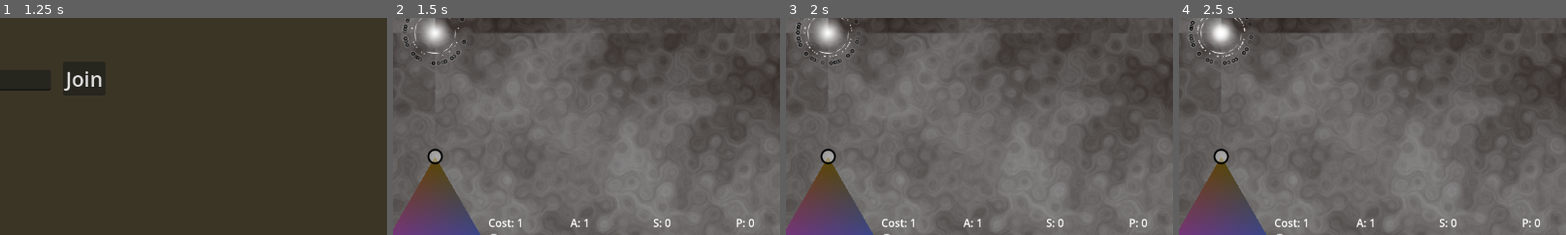
Above: before the commit, frames 1-4 (left to right).
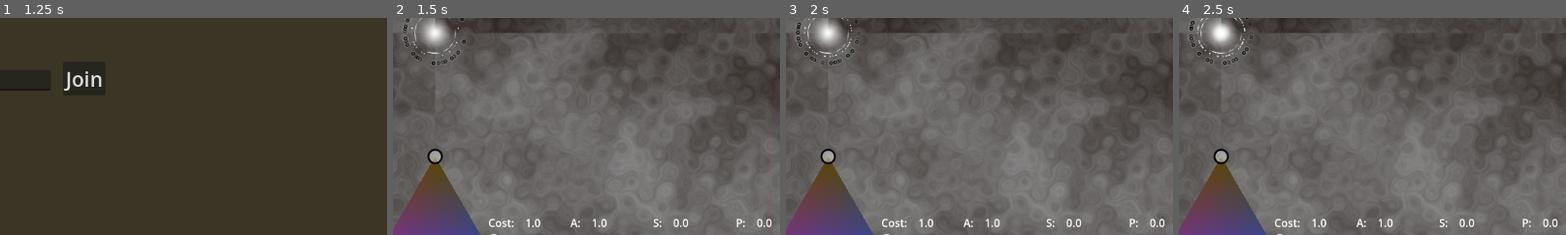
Above: after the commit, the same moments.

Repository: helmasur/conduit_rts
Game: Godot game, scene res://game.tscn
The game is run twice, just before and just after one commit, with the same random seed, the same clock (stepped at 60 frames per second) and the same inputs.
Inputs (mouse positions are % of the whole screen's width and height, from its top left):
- Up to frame 1 (1.25 s): tap Enter at 0.5 s; drag from (50, 88) to (60, 28) at 0.52 s
- Up to frame 2 (1.5 s): click "Host" at 1.25 s
- Up to frame 3 (2 s): no input
- Up to frame 4 (2.5 s): drag from (30, 55) to (50, 50) at 2.02 s
The pictures show only the part of the screen within x 45-94%, y 47-96%; the shares and areas given below are measured in that part.

Frame 1 is identical in both runs. In frame 2, 0.4% of the frame differs, in the area x 32-98%, y 92-97%; in frame 3, 0.4%; in frame 4, 0.4%.

Commit message:
string formatting

Diff:
--- a/game.tscn
+++ b/game.tscn
@@ -283,9 +283,9 @@
 size_flags_vertical = 8
 min_value = 1.0
 max_value = 100000.0
+step = 0.1
 value = 1.0
 exp_edit = true
-rounded = true
 
 [node name="Conduit" type="Button" parent="GUI/HUD/MarginContainer/VBoxContainer/Row3/HBoxContainer/Control3"]
 unique_name_in_owner = true
--- a/gui.gd
+++ b/gui.gd
@@ -25,21 +25,26 @@
 		%UnitStats.visible = true
 		%BuildControls.visible = false
 		%TriCon.set_light_mode(true)
-		%Energy.text = "%.3f / %.3f" % [selected_unit.energy, selected_unit.energy_max]
-		%Energy_prog.value = selected_unit.energy / selected_unit.energy_max
-		%Power.text = "P: %.3f" % selected_unit.power
-		%Speed.text = "S: %.3f" % selected_unit.speed
-		%Health.text = "D: %.3f" % selected_unit.defense
+		%Energy.text = "Energy: " + _fmt(selected_unit.energy).lstrip(" ") + "/" + _fmt(selected_unit.energy_max).lstrip(" ")
+		#%Energy_prog.value = selected_unit.energy / selected_unit.energy_max
+		%Power.text = "P: " + _fmt(selected_unit.power)
+		%Speed.text = "S: " + _fmt(selected_unit.speed)
+		%Health.text = "D: " + _fmt(selected_unit.defense)
 		%TriCon.set_point(selected_unit.defense_prop, selected_unit.power_prop, selected_unit.speed_prop)
 	else:
 		%UnitStats.visible = false
 		%BuildControls.visible = true
 		%TriCon.set_light_mode(false)
-		%BuildEnergy.text = "Cost: %.0f" % %EnergySlider.value
-		%BuildArmour.text = "A: %.0f" % (%TriCon.current_h * %EnergySlider.value)
-		%BuildPower.text = "P: %.0f" % (%TriCon.current_p * %EnergySlider.value)
-		%BuildSpeed.text = "S: %.0f" % (%TriCon.current_s * %EnergySlider.value)
+		%BuildEnergy.text = "Cost: " + _fmt(%EnergySlider.value)
+		%BuildArmour.text = "A: " + _fmt(%TriCon.current_h * %EnergySlider.value)
+		%BuildPower.text = "P: " + _fmt(%TriCon.current_p * %EnergySlider.value)
+		%BuildSpeed.text = "S: " + _fmt(%TriCon.current_s * %EnergySlider.value)
 
+func _fmt(f: float) -> String:
+	if f < 10:
+		return ("%6.1f" % f)
+	else:
+		return ("%6.0f" % f)
 
 func _on_transform_button_pressed() -> void:
 	#print("Tricon: ", %TriCon.current_h, " ", %TriCon.current_p, " ", %TriCon.current_s)
--- a/unit.tscn
+++ b/unit.tscn
@@ -257,6 +257,7 @@
 process_material = SubResource("ParticleProcessMaterial_y43xi")
 
 [node name="Line2D" type="Line2D" parent="Graphics"]
+visible = false
 points = PackedVector2Array(0, 0, 145, -74)
 width = 2.18
 default_color = Color(0, 0, 0, 1)
